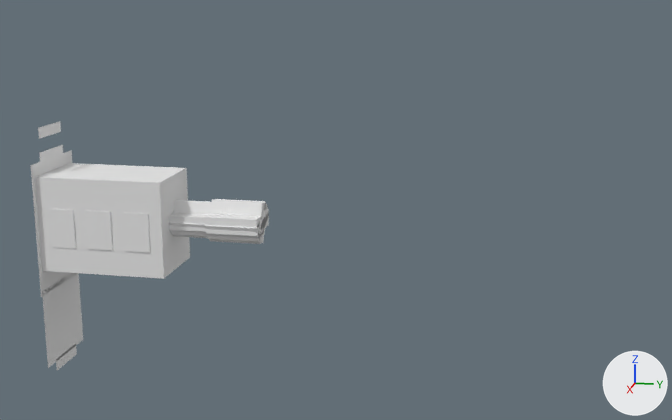
Before and after pictures for a commit that changed the OBJ model src/main/resources/assets/mareeletrica/models/block/paint_smg_view_1.obj.
Camera for both pictures: a camera (50 mm lens) standing at (1.471, 0.287, 0.817) and looking at (0.494, 0.091, 0.572). Lighting does not change. The marker at lower right points along +X, +Y and +Z. The picture after the commit comes second. Where no turn or scale is listed for an object, it has been applied to the vertices. Vertices at exactly the same position are counted once.

Names of what the first picture shows: 'paint_smg_view_1'.
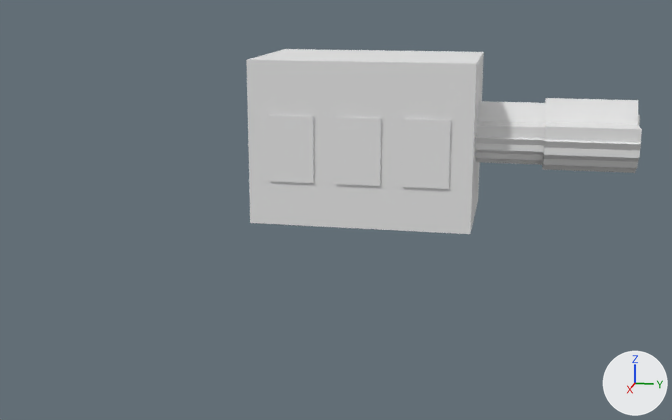
Edits to the bpy script that builds the scene:
```text
Change me_paint_smg_view_1:
    used by ob_paint_smg_view_1; location = (0.0, 0.0, 0.0)
    remove me_paint_smg_view_1.from_pydata(...)  # 152 vertices, 119 faces; spans x 0.452..0.548, y -0.24..0.011, z 0.368..0.658
    add me_paint_smg_view_1.from_pydata(...)  # 134 vertices, 113 faces; spans x 0.422..0.578, y 0.018..0.402, z 0.575..0.742
    me_paint_smg_view_1 part 1: a new loose piece, a box spanning x 0.5755..0.5778, y 0.04..0.085, z 0.62..0.6875, in mat_paint (its picture is missing)
    me_paint_smg_view_1 part 2: a new loose piece, a box spanning x 0.5755..0.5778, y 0.1075..0.1525, z 0.62..0.6875, in mat_paint (its picture is missing)
    me_paint_smg_view_1 part 3: a new loose piece, a box spanning x 0.5755..0.5778, y 0.175..0.22, z 0.62..0.6875, in mat_paint (its picture is missing)
    me_paint_smg_view_1 part 4: the loose piece of 12 vertices spanning x 0.484..0.516, y 0.009..0.011, z 0.541..0.57 is scaled about its middle by (1.81, 1.54, 1.53), then moved by (0.0, 0.391, 0.109)
    me_paint_smg_view_1 part 5: the loose piece of 12 vertices spanning x 0.485..0.515, y 0.009..0.011, z 0.542..0.569 is scaled about its middle by (3.02, 40.9, 2.55), then moved by (0.0, 0.345, 0.109)
    me_paint_smg_view_1 part 6: the loose piece of 12 vertices spanning x 0.474..0.526, y -0.049..0.009, z 0.532..0.579 is scaled about its middle by (1.81, 1.53, 1.53), then moved by (0.0, 0.375, 0.109)
    me_paint_smg_view_1 part 7: a new loose piece, a box spanning x 0.462..0.538, y 0.243..0.378, z 0.653..0.677, in mat_paint (its picture is missing)
    me_paint_smg_view_1 part 8: the loose piece of 12 vertices spanning x 0.484..0.516, y 0.009..0.011, z 0.541..0.57 is copied, and the copy is scaled about its middle by (2.61, 61.4, 2.21), then moved by (0.0, 0.3, 0.109); it spans x 0.459..0.541, y 0.243..0.378, z 0.633..0.697
    me_paint_smg_view_1 part 9: 16 loose pieces with 116 vertices, spanning x 0.452..0.548, y -0.24..0.009, z 0.368..0.658, are deleted
    me_paint_smg_view_1 part 10
    16 vertices are added at x 0.424..0.576, y 0.018..0.378, z 0.575..0.742
    11 new faces join them
    other edits to the shape of me_paint_smg_view_1 do not show in these pictures
```

Boxes (x1, y1, x2, y2) around the edits, measured in the pictures (672 x 420 px; the box of a moved part takes in the faces that stretch with it):
'paint_smg_view_1', reshaped (66% wider, 26% shorter)
    before: (31, 121, 269, 370)
    after: (247, 49, 642, 234)
part 1 of me_paint_smg_view_1, added
    after: (269, 115, 314, 183)
part 2 of me_paint_smg_view_1, added
    after: (336, 117, 381, 186)
part 3 of me_paint_smg_view_1, added
    after: (403, 119, 451, 189)
part 4 of me_paint_smg_view_1, moved or reshaped (mostly hidden afterwards)
    before: (259, 210, 268, 235)
    after: (638, 115, 640, 125)
part 5 of me_paint_smg_view_1, moved or reshaped
    before: (259, 210, 268, 235)
    after: (543, 100, 642, 173)
part 6 of me_paint_smg_view_1, moved or reshaped
    before: (205, 199, 269, 243)
    after: (542, 98, 641, 169)
part 7 of me_paint_smg_view_1, added
    after: (475, 122, 545, 152)
part 8 of me_paint_smg_view_1, added
    after: (475, 101, 546, 161)
part 9 of me_paint_smg_view_1, deleted
    before: (31, 121, 269, 370)
part 10 of me_paint_smg_view_1, added
    after: (247, 49, 544, 234)
